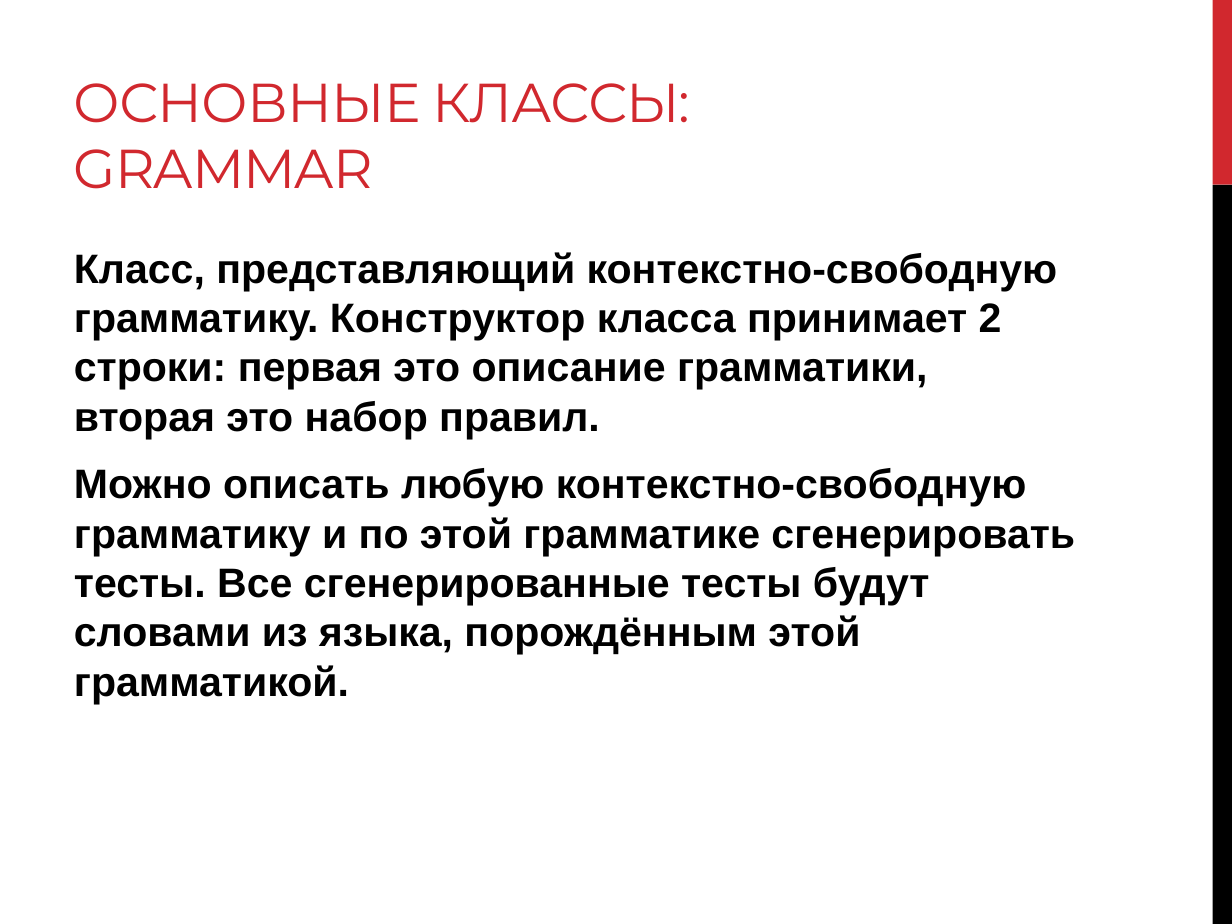
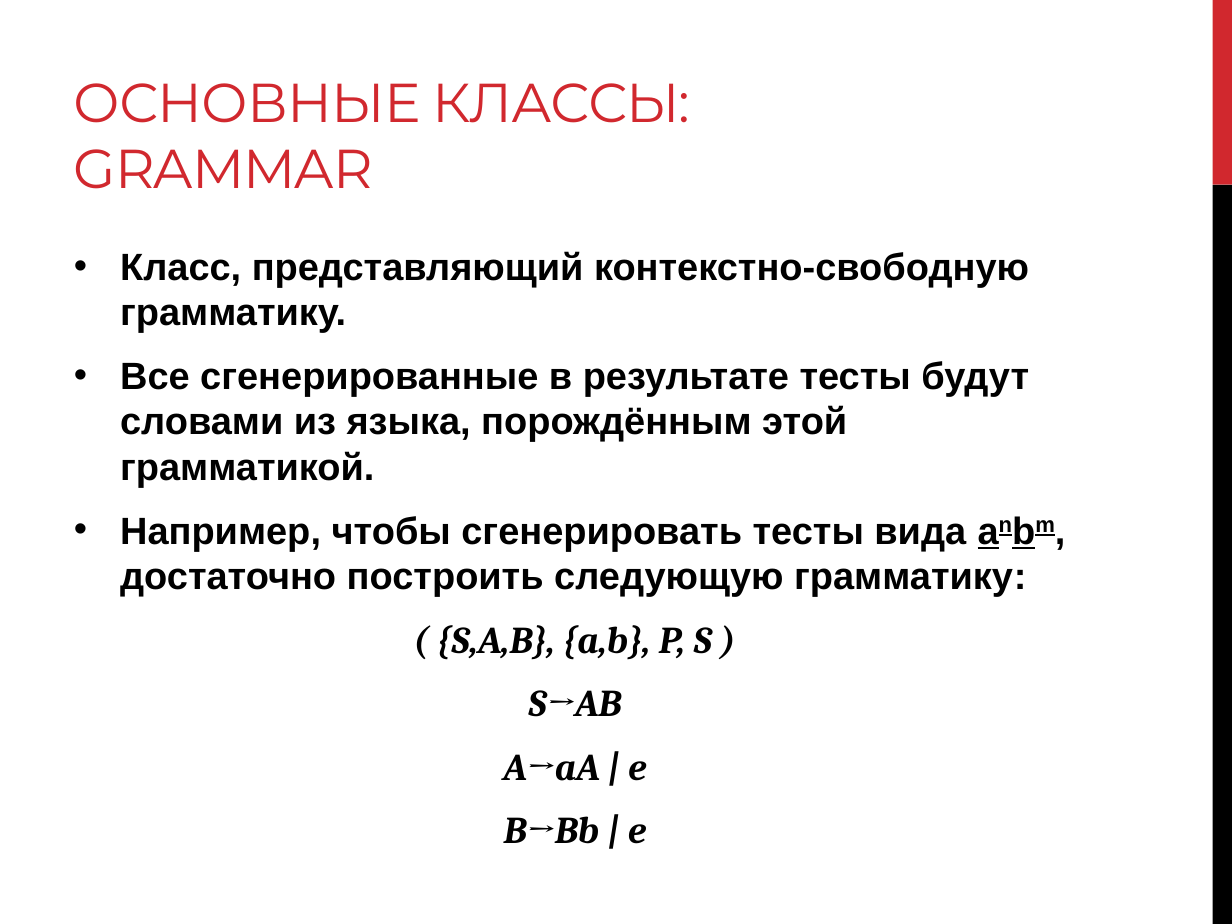
Before and after one commit to levonoganesyan/TestMaker, a slide deck: slide 13 of diploma_work_materials/Diploma_slides.pptx. Drawn at 1232x924 pixels with LibreOffice and Linux fonts; fonts in the diff are those of the drawing. Boxes give left, top, right and bottom in pixels: in the first picture for what was removed or moved away, otherwise in the second. Text is boxed around its words. In the diff, an @@ line names an element or a change of style, - is before the commit and + after.

```diff
--- a/diploma_work_materials/Diploma_slides.pptx
+++ b/diploma_work_materials/Diploma_slides.pptx
@@ text at [120,251,1029,844]: text changed; size 24 to 22.2 pt @@
-Класс, представляющий контекстно-свободную грамматику. Конструктор класса принимает 2 строки: первая это описание грамматики, вторая это набор правил.
-Можно описать любую контекстно-свободную грамматику и по этой грамматике сгенерировать тесты. Все сгенерированные тесты будут словами из языка, порождённым этой грамматикой.
+• Класс, представляющий контекстно-свободную грамматику.
+• Все сгенерированные в результате тесты будут словами из языка, порождённым этой грамматикой.
+• Например, чтобы сгенерировать тесты вида anbm, достаточно построить следующую грамматику:
+( {S,A,B}, {a,b}, P, S )
+S→AB
+A→aA | e
+B→Bb | e
```
Also in this commit, not shown: 14 other slides changed.
